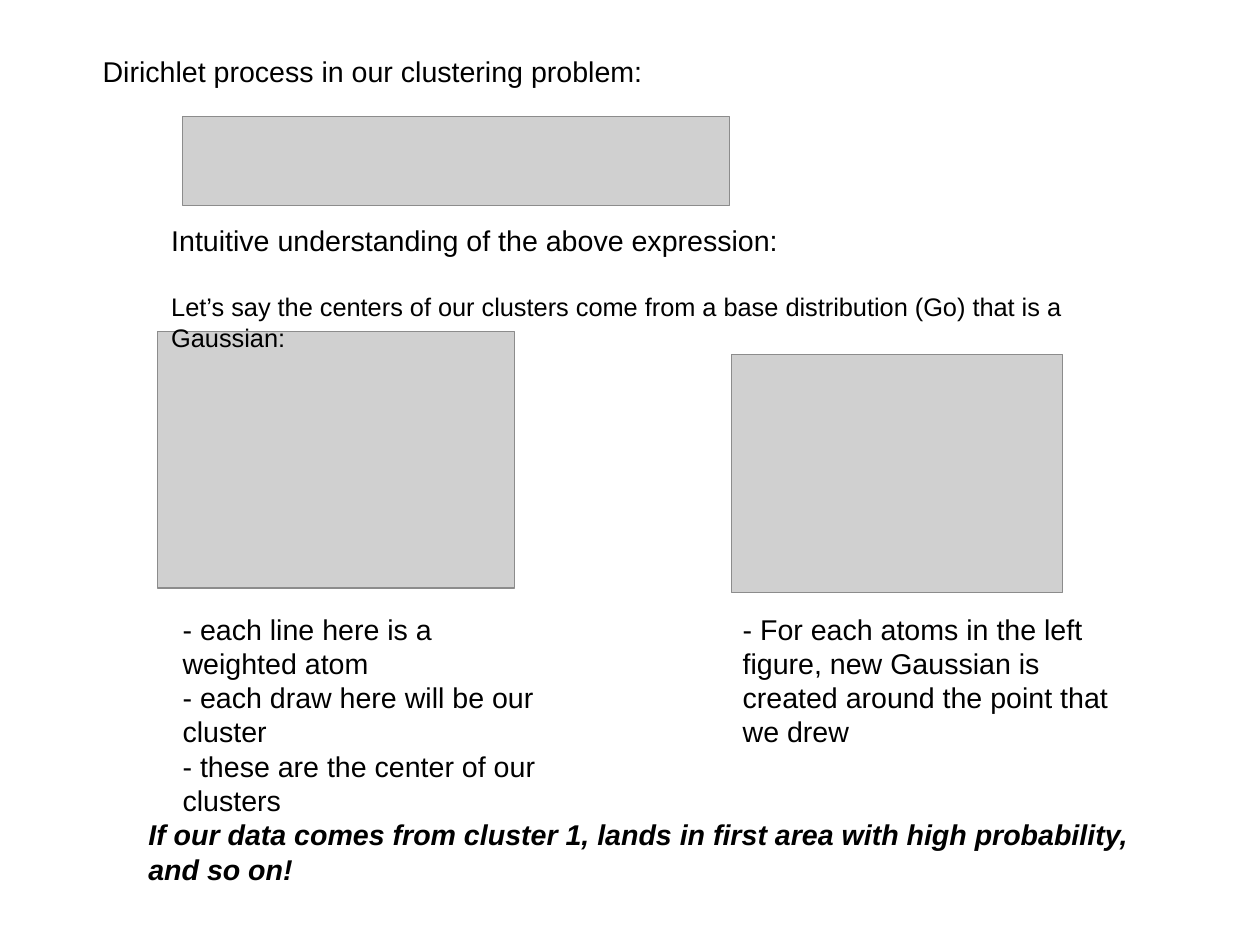
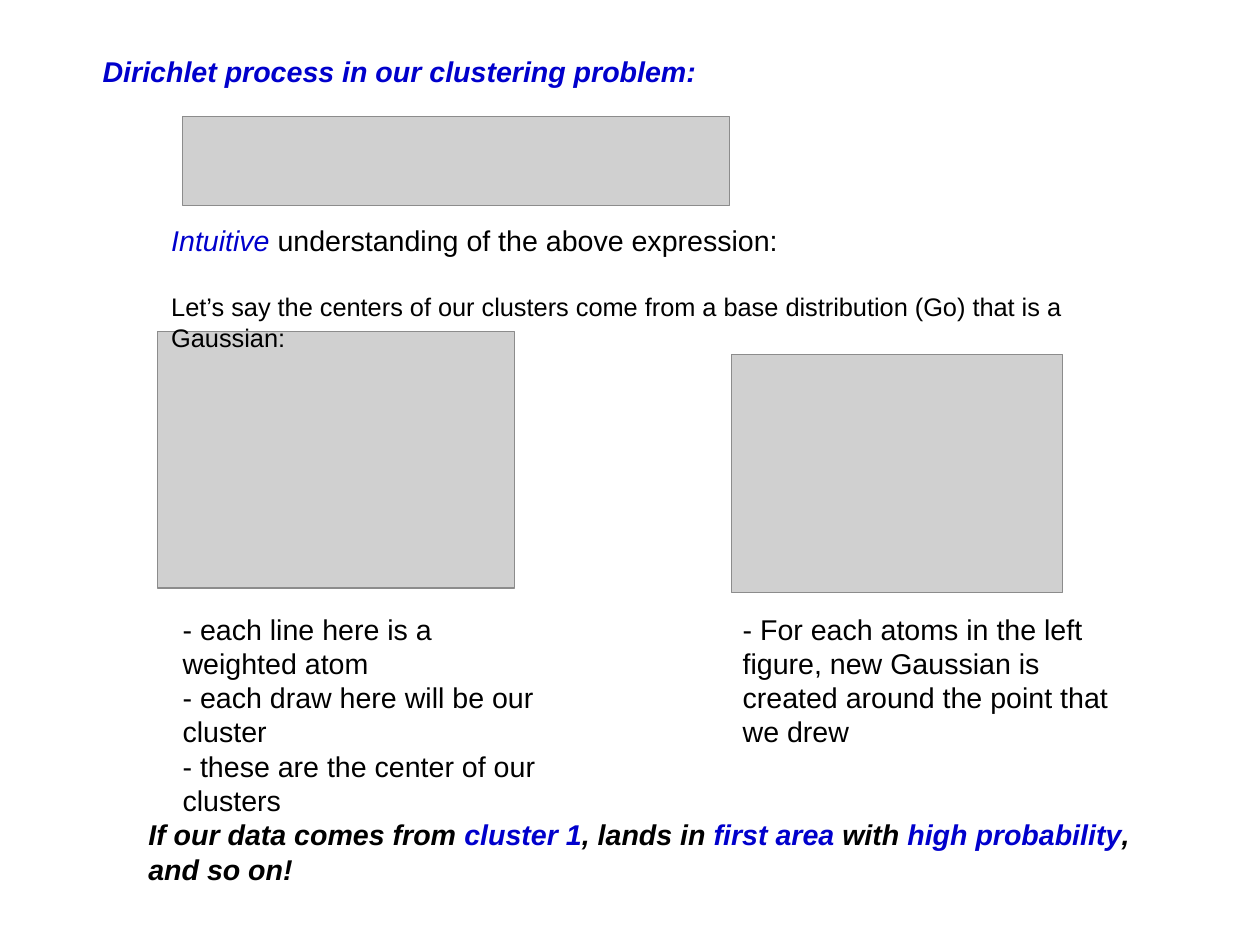
Before and after one commit to afcarl/Dirichlet_Processes, a slide deck: slide 17 of version_2.odp. Drawn at 1260x945 pixels with LibreOffice and Linux fonts; fonts in the diff are those of the drawing; grey boxes stand for pictures. Boxes give left, top, right and bottom in pixels: in the first picture for what was removed or moved away, otherwise in the second. Text is boxed around its words. In the diff, an @@ line names an element or a change of style, - is before the commit and + after.

```diff
--- a/version_2.odp
+++ b/version_2.odp
@@ text "Dirichlet process in our clustering ..." at (x1=103, y1=61, x2=696, y2=87): text colour #000000 to #0000CC, bold on, italic on @@
@@ text at (x1=171, y1=230, x2=778, y2=257): text colour #000000 to #0000CC, italic on in "Intuitive" @@
@@ text "If our data comes from ..." at (x1=148, y1=824, x2=1130, y2=881): text colour #000000 to #0000CC in "cluster 1, first area high probability," @@
```
Also in this commit, not shown: 9 other slides changed.
